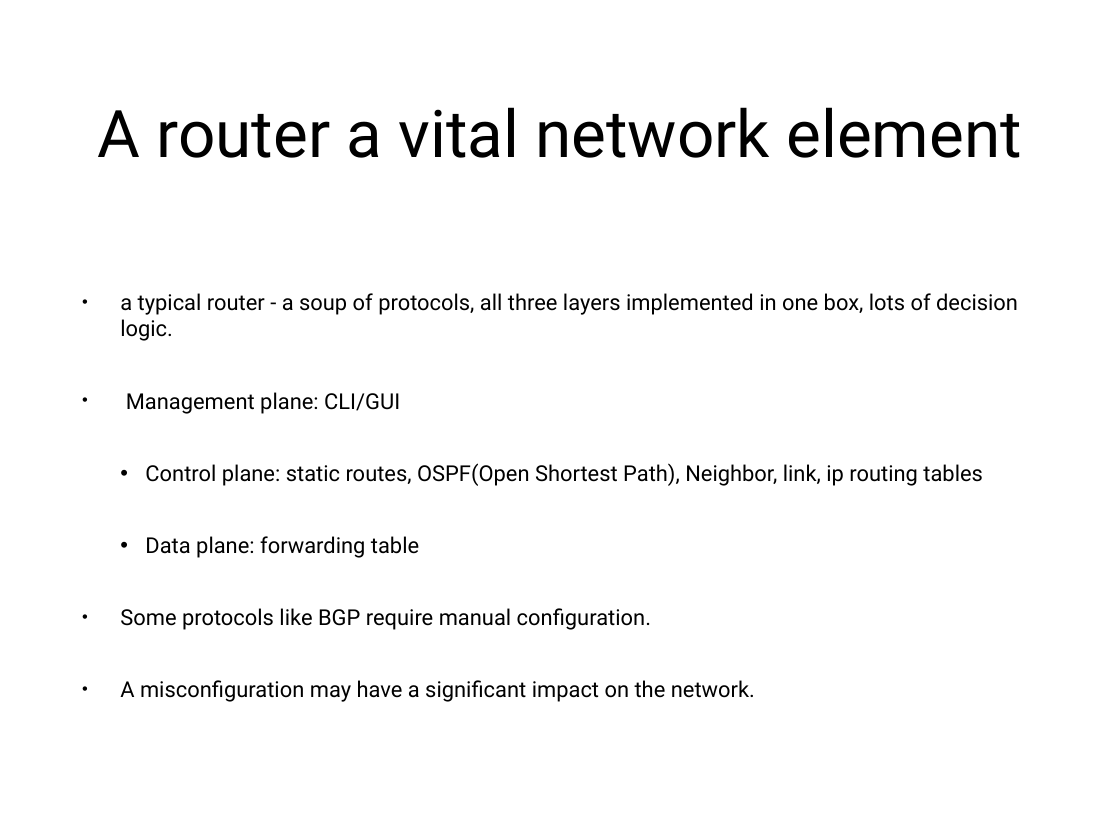
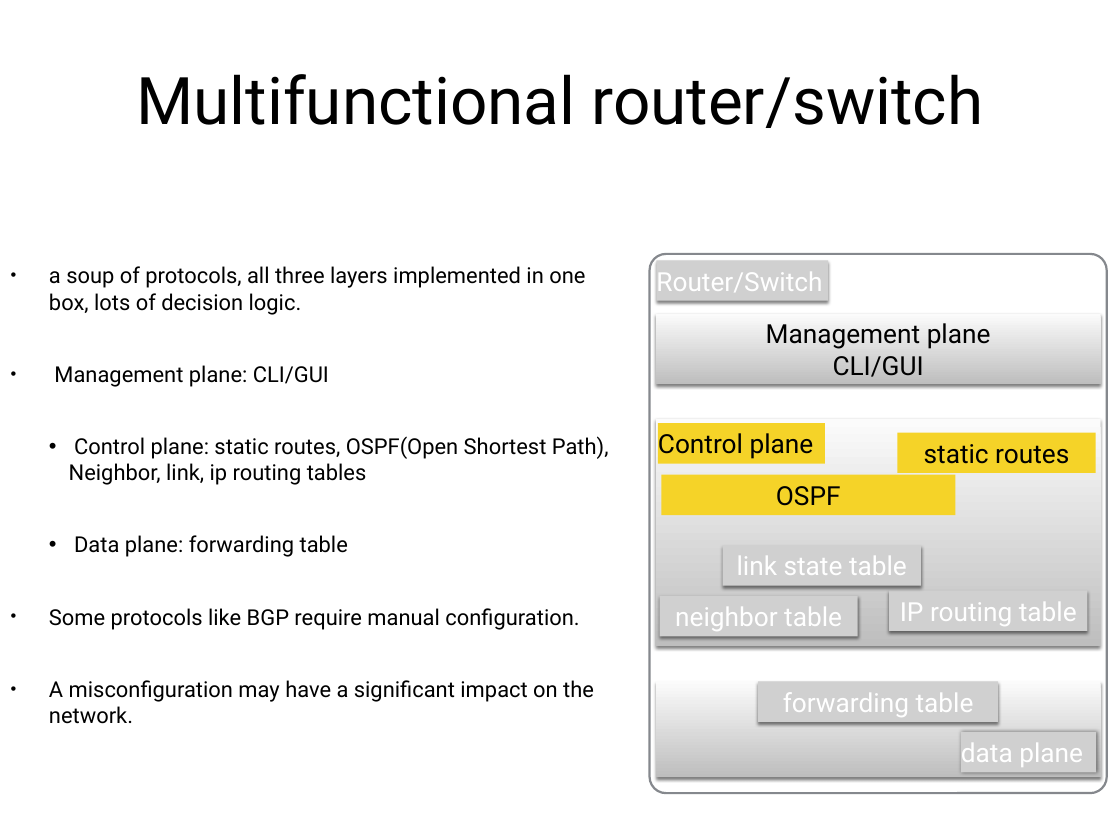
Before and after one commit to nickkaranatsios/ruby-utils, a slide deck: slide 5 of docs/sdn-lecture-notes.pptx (slide 4 before the commit). Drawn at 1120x840 pixels with LibreOffice and Linux fonts; fonts in the diff are those of the drawing; grey boxes stand for pictures. Boxes give left, top, right and bottom in pixels: in the first picture for what was removed or moved away, otherwise in the second. Text is boxed around its words. In the diff, an @@ line names an element or a change of style, - is before the commit and + after.

Commit message:
more slides

```diff
--- a/docs/sdn-lecture-notes.pptx
+++ b/docs/sdn-lecture-notes.pptx
@@ title added at (136, 74, 984, 128), 60 pt, text #000000 @@
+Multifunctional router/switch
@@ title removed at (98, 107, 1022, 158) @@
-A router a vital network element
@@ text "a soup of protocols, all ...": place and size @@
-text "a soup of protocols, all ..." at (120, 293, 1018, 702)
+text "a soup of protocols, all ..." at (49, 266, 609, 724)
@@ text at (49, 266, 585, 315): text changed @@
-• a typical router - a soup of protocols, all three layers implemented in one box, lots of decision logic.
+• a soup of protocols, all three layers implemented in one box, lots of decision logic.
@@ rounded rectangle added at (650, 254, 1107, 793), outline #85888D 2 pt @@
@@ picture added at (656, 261, 828, 301), 24 pt, text #FFFFFF @@
+Router/Switch
@@ rectangle added at (656, 313, 1101, 384), fill gradient #FBFBFB to #BEBEBE, 24 pt, text #000000 @@
+Management plane
+CLI/GUI
@@ rectangle added at (656, 419, 1101, 647), fill gradient #FBFBFB to #BEBEBE @@
@@ rectangle added at (658, 423, 825, 463), fill #F5D328, 24 pt, text #000000 @@
+Control plane
@@ rectangle added at (898, 432, 1096, 473), fill #F5D328, 24 pt, text #000000 @@
+static routes
@@ rectangle added at (662, 475, 955, 515), fill #F5D328, 24 pt, text #000000 @@
+OSPF
@@ picture added at (723, 545, 922, 585), 24 pt, text #FFFFFF @@
+link state table
@@ picture added at (660, 596, 859, 636), 24 pt, text #FFFFFF @@
+neighbor table
@@ picture added at (889, 591, 1088, 631), 24 pt, text #FFFFFF @@
+IP routing table
@@ rectangle added at (656, 681, 1101, 777), fill gradient #FBFBFB to #BEBEBE @@
@@ picture added at (758, 681, 998, 721), 24 pt, text #FFFFFF @@
+forwarding table
@@ picture added at (961, 732, 1096, 772), 24 pt, text #FFFFFF @@
+data plane
```
Also in this commit, not shown: 3 other slides changed, 8 slides added, 2 slides removed.
